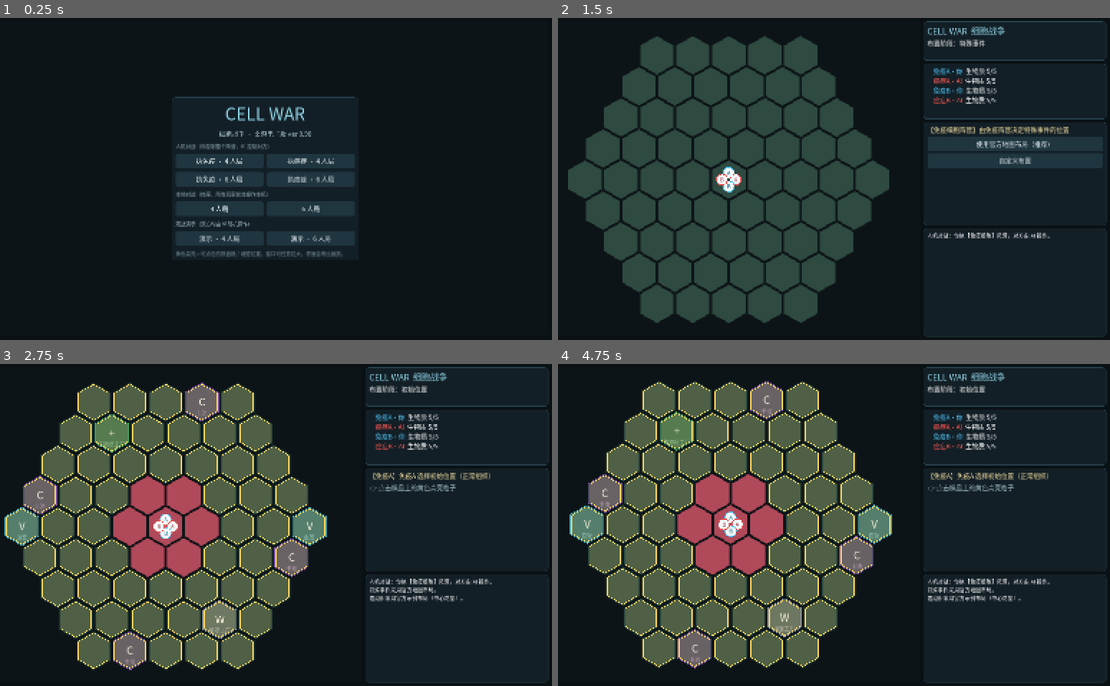
Above: before the commit, frames 1-4 (two rows, left to right).
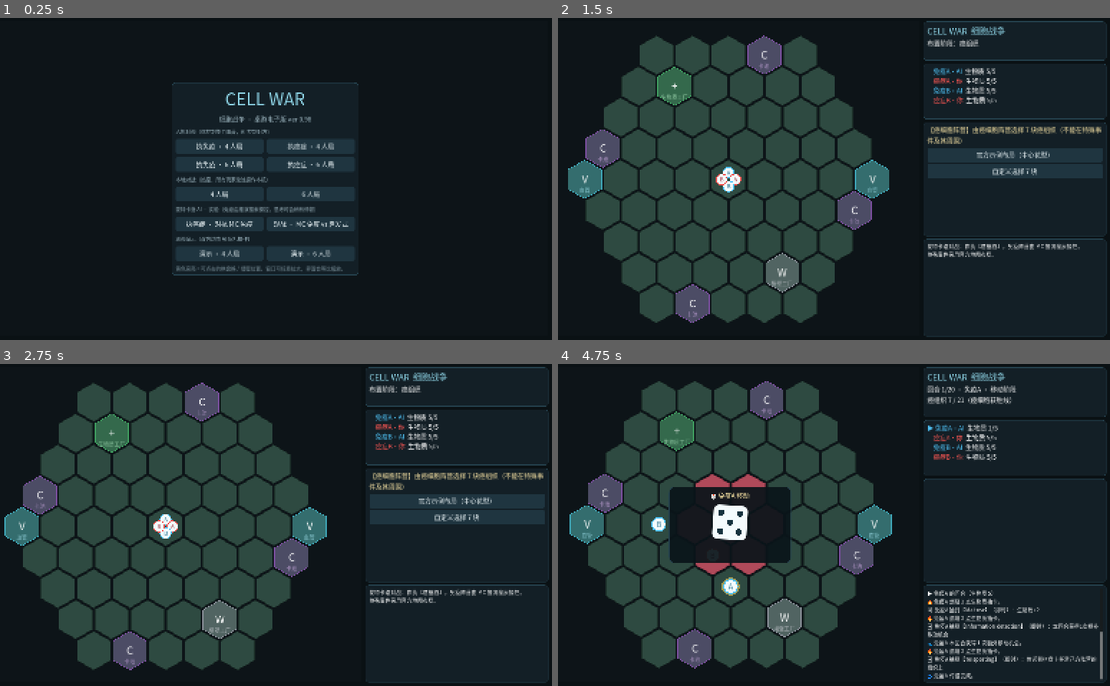
Above: after the commit, the same moments.

Repository: Kevinnb66699/SpringSense-2026-2027-Cell-War
Game: Godot game, scene res://scenes/Main.tscn
Two runs of this game, one before a commit and one after it. Both use one fixed random seed, a clock stepped at 60 frames per second and the inputs below.
Inputs (mouse positions are in pixels of both pictures, inside the frame that each line leads up to):
- Up to frame 1 (0.25 s): no input
- Up to frame 2 (1.5 s): click (778, 224) at 0.5 s, where only the run after the commit has a clickable "执癌症 · 对抗 MC 免疫"; click (778, 159) at 1.25 s, where only the run before the commit has a clickable "执免疫 · 4 人局"
- Up to frame 3 (2.75 s): click (458, 489) at 2 s, where only the run before the commit has a clickable "使用官方地图布局（推荐）"
- Up to frame 4 (4.75 s): click (1016, 499) at 2.75 s, where only the run after the commit has a clickable "官方示例布局（中心花型）"; tap Enter at 3.5 s; move the mouse to (729, 525) at 3.52 s; click (729, 525) at 3.67 s; tap Space at 4.25 s; move the mouse to (707, 541) at 4.27 s; click (707, 541) at 4.42 s

The runs differ from the first frame. In frame 1, 12% of the frame differs, in the area x 31-65%, y 20-80%; in frame 2, 10%; in frame 3, 35%, in the area x 1-100%, y 6-95%; in frame 4, 34%.

Commit message:
蒙特卡洛 AI demo：快照/回放基建 + MC 搜索桥（团队定案路线②）
- 新增 cw_snapshot.gd：对局全状态快照/还原（含 rng seed+state），
  将来存档与联机断线恢复复用同一模块
- CWGame.resume_game：从回合中断点续跑，max_rounds 为推演视界；
  CWBridge.on_turn_start 钩子（cw_turn.run 起点调用）
- 新增第 5 座桥 MCBridge：快照→答案回放→注入候选→重播种→启发式代打
  推演→评分取优；候选间配对种子降方差；启发式先验加成防挑噪声；
  validate_replay 自检可校验克隆与真实局逐位一致
- 测试：快照/回放等价性（170 答案回放终局哈希一致）+ MC 冒烟进 CI；
  编译检查收紧（can_instantiate，之前编译失败的脚本能溜过）
- 基准 tests/mc_benchmark.gd（手动跑）：MC 免疫 11/12 > 基线 9/12，
  MC 癌症 3/12 追平基线；无头约 9s/局（K=10 视界=4）
- 主菜单新增"蒙特卡洛 AI·实验"：执癌症对抗 MC 免疫 / 观战
- 文档：新增 docs/AI设计.md；架构说明书/CLAUDE.md/README 同步
  （新增规则状态须同步 state_hash 与 CWSnapshot 两处）

Co-Authored-By: Claude Fable 5 <noreply@anthropic.com>

Diff:
--- a/game/scenes/MenuScreen.tscn
+++ b/game/scenes/MenuScreen.tscn
@@ -101,6 +101,28 @@
 size_flags_horizontal = 3
 text = "6 人局"
 
+[node name="SectionMc" type="Label" parent="MenuPanel/MenuVBox"]
+layout_mode = 2
+theme_override_colors/font_color = Color(0.603922, 0.701961, 0.741176, 1)
+theme_override_font_sizes/font_size = 14
+text = "蒙特卡洛 AI · 实验（免疫由推演搜索操控，思考时会稍有停顿）"
+
+[node name="RowMc" type="HBoxContainer" parent="MenuPanel/MenuVBox"]
+layout_mode = 2
+theme_override_constants/separation = 10
+
+[node name="BtnMcCancer" type="Button" parent="MenuPanel/MenuVBox/RowMc"]
+unique_name_in_owner = true
+layout_mode = 2
+size_flags_horizontal = 3
+text = "执癌症 · 对抗 MC 免疫"
+
+[node name="BtnMcWatch" type="Button" parent="MenuPanel/MenuVBox/RowMc"]
+unique_name_in_owner = true
+layout_mode = 2
+size_flags_horizontal = 3
+text = "观战 · MC 免疫 vs 启发式"
+
 [node name="SectionDemo" type="Label" parent="MenuPanel/MenuVBox"]
 layout_mode = 2
 theme_override_colors/font_color = Color(0.603922, 0.701961, 0.741176, 1)
--- a/game/scripts/core/cw_bridge.gd
+++ b/game/scripts/core/cw_bridge.gd
@@ -86,3 +86,9 @@
 
 func notify_changed() -> void:
 	state_changed.emit()
+
+
+## 回合起点通知：每名玩家回合开始时（cw_turn.run 第一行）由引擎调用。
+## MC 搜索桥在此取局面快照；将来联机桥可在此比对 state_hash 检测失步。基类无动作。
+func on_turn_start(_game) -> void:
+	pass
--- a/game/scripts/core/cw_game.gd
+++ b/game/scripts/core/cw_game.gd
@@ -260,6 +260,33 @@
 	_final_scoring()
 
 
+## 从当前回合的某名玩家继续跑（CWSnapshot.restore 之后调用，蒙特卡洛推演/断线恢复用）。
+## 快照取在回合起点，因此本世界回合的 round_start 已发生，不重复执行。
+## max_rounds > 0 为推演视界：最多再跑这么多个世界回合就返回（不做终局计分，由调用方评分）。
+func resume_game(first_player_idx: int, max_rounds: int = 0) -> void:
+	var horizon := round_num + max_rounds if max_rounds > 0 else CWData.TOTAL_ROUNDS
+	for i in range(first_player_idx, players.size()):
+		cur_player_idx = i
+		await turn.run(players[i])
+		if game_over:
+			return
+	cur_player_idx = -1
+	for r in range(round_num + 1, CWData.TOTAL_ROUNDS + 1):
+		if r > horizon:
+			return
+		round_num = r
+		await world.round_start()
+		if game_over:
+			return
+		for i in range(players.size()):
+			cur_player_idx = i
+			await turn.run(players[i])
+			if game_over:
+				return
+		cur_player_idx = -1
+	_final_scoring()
+
+
 # ==================== 胜负判定 ====================
 
 func check_immediate_win() -> void:
--- /dev/null
+++ b/game/scripts/core/cw_snapshot.gd
@@ -0,0 +1,118 @@
+class_name CWSnapshot
+extends RefCounted
+## 对局状态快照（内存 Dictionary 形式）：capture 拍下 CWGame 的全部规则状态，
+## restore 在一个全新的 CWGame 上还原并继续运行。
+## 用途：蒙特卡洛 AI 的推演克隆；将来可扩展为存档（var_to_str 落盘）与联机断线恢复。
+##
+## ⚠️ 引擎新增影响规则的状态时，这里和 CWGame.state_hash() 都要加上——
+## 快照漏字段的症状是"克隆局与真实局走着走着分叉"，由无头测试的快照等价性检查兜底。
+
+
+static func capture(g) -> Dictionary:
+	var players_data: Array = []
+	for p in g.players:
+		players_data.append({
+			"pos": p.pos, "alive": p.alive, "biomass": p.biomass,
+			"evo": p.evo, "abilities": p.abilities.duplicate(),
+			"walls_stock": p.walls_stock, "kills": p.kills,
+			"stunned": p.stunned, "skip_this_round": p.skip_this_round,
+			"vulnerable": p.vulnerable, "dodge_next": p.dodge_next,
+			"keratin_next": p.keratin_next, "infdiv_next": p.infdiv_next,
+			"next_atk_power": p.next_atk_power, "next_atk_range": p.next_atk_range,
+			"next_atk_sure": p.next_atk_sure, "last_dir": p.last_dir,
+			"moved_this_turn": p.moved_this_turn,
+			"used_special_this_turn": p.used_special_this_turn,
+		})
+	var decks_data: Dictionary = {}
+	for f in g.decks:
+		var d = g.decks[f]
+		decks_data[f] = {
+			"draw_pile": d.draw_pile.duplicate(),
+			"discard_pile": d.discard_pile.duplicate(),
+		}
+	var specials_data: Dictionary = {}
+	for h in g.board.specials:
+		specials_data[h] = g.board.specials[h].duplicate()
+	return {
+		"num_players": g.num_players,
+		"round_num": g.round_num, "cur_player_idx": g.cur_player_idx,
+		"game_over": g.game_over, "winner": g.winner, "win_reason": g.win_reason,
+		"setup_done": g.setup_done,
+		"flag_all_crit": g.flag_all_crit, "flag_walls_off": g.flag_walls_off,
+		"flag_immune_atk": g.flag_immune_atk, "flag_immune_rage": g.flag_immune_rage,
+		"flag_move_bonus_immune": g.flag_move_bonus_immune,
+		"flag_move_bonus_cancer": g.flag_move_bonus_cancer,
+		"flag_no_attack": g.flag_no_attack, "flag_rest": g.flag_rest,
+		"perm_wall_bonus": g.perm_wall_bonus, "perm_bio_bonus": g.perm_bio_bonus,
+		"used_limited": g.used_limited.duplicate(),
+		"extra_moves": g.extra_moves,
+		"phase_text": g.phase_text, "last_event_text": g.last_event_text,
+		"rng_seed": g.rng.seed, "rng_state": g.rng.state,
+		"tissue": g.board.tissue.duplicate(),
+		"solid_count": g.board.solid_count.duplicate(),
+		"specials": specials_data,
+		"walls": g.board.walls.duplicate(),
+		"players": players_data,
+		"decks": decks_data,
+	}
+
+
+static func restore(snap: Dictionary, bridge):
+	# 种子随便给个非 0 值避免 randomize()，随后用快照的 seed+state 精确覆盖
+	var g = CWGame.new(bridge, snap["num_players"], 1)
+	g.rng.seed = snap["rng_seed"]
+	g.rng.state = snap["rng_state"]
+	g.round_num = snap["round_num"]
+	g.cur_player_idx = snap["cur_player_idx"]
+	g.game_over = snap["game_over"]
+	g.winner = snap["winner"]
+	g.win_reason = snap["win_reason"]
+	g.setup_done = snap["setup_done"]
+	g.flag_all_crit = snap["flag_all_crit"]
+	g.flag_walls_off = snap["flag_walls_off"]
+	g.flag_immune_atk = snap["flag_immune_atk"]
+	g.flag_immune_rage = snap["flag_immune_rage"]
+	g.flag_move_bonus_immune = snap["flag_move_bonus_immune"]
+	g.flag_move_bonus_cancer = snap["flag_move_bonus_cancer"]
+	g.flag_no_attack = snap["flag_no_attack"]
+	g.flag_rest = snap["flag_rest"]
+	g.perm_wall_bonus = snap["perm_wall_bonus"]
+	g.perm_bio_bonus = snap["perm_bio_bonus"]
+	g.used_limited.assign(snap["used_limited"])
+	g.extra_moves = snap["extra_moves"]
+	g.phase_text = snap["phase_text"]
+	g.last_event_text = snap["last_event_text"]
+	g.board.tissue = snap["tissue"].duplicate()
+	g.board.solid_count = snap["solid_count"].duplicate()
+	g.board.walls = snap["walls"].duplicate()
+	g.board.specials = {}
+	for h in snap["specials"]:
+		g.board.specials[h] = snap["specials"][h].duplicate()
+	for i in range(g.players.size()):
+		var p = g.players[i]
+		var d: Dictionary = snap["players"][i]
+		p.pos = d["pos"]
+		p.alive = d["alive"]
+		p.biomass = d["biomass"]
+		p.evo = d["evo"]
+		p.abilities.assign(d["abilities"])
+		p.walls_stock = d["walls_stock"]
+		p.kills = d["kills"]
+		p.stunned = d["stunned"]
+		p.skip_this_round = d["skip_this_round"]
+		p.vulnerable = d["vulnerable"]
+		p.dodge_next = d["dodge_next"]
+		p.keratin_next = d["keratin_next"]
+		p.infdiv_next = d["infdiv_next"]
+		p.next_atk_power = d["next_atk_power"]
+		p.next_atk_range = d["next_atk_range"]
+		p.next_atk_sure = d["next_atk_sure"]
+		p.last_dir = d["last_dir"]
+		p.moved_this_turn = d["moved_this_turn"]
+		p.used_special_this_turn = d["used_special_this_turn"]
+	for f in g.decks:
+		var deck = g.decks[f]
+		var dd: Dictionary = snap["decks"][f]
+		deck.draw_pile.assign(dd["draw_pile"])
+		deck.discard_pile.assign(dd["discard_pile"])
+	return g
--- a/game/scripts/core/cw_turn.gd
+++ b/game/scripts/core/cw_turn.gd
@@ -16,6 +16,7 @@
 ## 休养生息与生物质工厂在行动之后结算。
 ## skip_this_round（复活休整，由世界回合开始时清除）与 stunned（眩晕，消耗即清）是两种不同的跳过。
 func run(p) -> void:
+	game.bridge.on_turn_start(game)
 	p.reset_turn_flags()
 	game.extra_moves = 0
 	game.log_line("")
--- a/game/scripts/ui/hybrid_bridge.gd
+++ b/game/scripts/ui/hybrid_bridge.gd
@@ -37,6 +37,11 @@
 
 func answer(v) -> void:
 	answered.emit(v)
+
+
+## 策略入口（同步、无延迟）：MC 搜索桥的推演回放复用启发式策略时调用
+func ai_decide(req: Dictionary):
+	return _ai_decide(req)
 
 
 func _is_human(req: Dictionary) -> bool:
--- a/game/scripts/ui/main.gd
+++ b/game/scripts/ui/main.gd
@@ -47,6 +47,13 @@
 		bridge.main = self
 		bridge.tree = get_tree()
 		bridge.human_faction = human_faction
+	elif mode == "mc" or mode == "mc_watch":
+		# 蒙特卡洛搜索桥：免疫由推演搜索操控（mc 模式人执癌症；mc_watch 双方全 AI 观战）
+		bridge = MCBridge.new()
+		bridge.main = self
+		bridge.tree = get_tree()
+		bridge.human_faction = human_faction
+		bridge.mc_faction = CWData.FACTION_IMMUNE
 	else:
 		bridge = UIBridge.new()
 		bridge.main = self
@@ -54,7 +61,13 @@
 	if game != null and game.game_over:
 		game.dispose()
 	game = CWGame.new(bridge, n_players)
-	if bridge is HybridBridge:
+	if bridge is MCBridge:
+		bridge.game = game
+		if human_faction != "":
+			side_panel.add_log("蒙特卡洛对战：你执【%s】，免疫阵营由 MC 推演搜索操控。" % CWData.faction_cn(human_faction))
+		else:
+			side_panel.add_log("蒙特卡洛观战：免疫=MC 推演搜索，癌症=启发式 AI。")
+	elif bridge is HybridBridge:
 		bridge.game = game
 		side_panel.add_log("人机对战：你执【%s】阵营，对方由 AI 操作。" % CWData.faction_cn(human_faction))
 	board_view.game = game
--- /dev/null
+++ b/game/scripts/ui/mc_bridge.gd
@@ -0,0 +1,199 @@
+class_name MCBridge
+extends HybridBridge
+## 蒙特卡洛搜索桥（第 5 座桥）：human 阵营走 UI；mc_faction 阵营用"模拟对局打分"决策，
+## 其余 AI 阵营沿用启发式。原理（docs/AI设计.md）：
+##   每名玩家回合开始时（on_turn_start）拍局面快照并记录此后所有答案（线格式）；
+##   面对决策时，对每个候选答案：还原快照 → 回放答案 → 注入候选 → 重播种 rng →
+##   用启发式策略把平行世界推演 horizon 个世界回合 → 评分。取 K 局平均分最高的候选。
+## 确定性红线：推演只发生在克隆局上，绝不触碰真实对局的 game.rng。
+
+## MC 决策的阵营；"" 表示所有非人类阵营都用 MC
+var mc_faction := ""
+## 每个候选答案的推演局数（难度旋钮：越大越强越慢）
+var playouts := 10
+## 推演视界：每次推演最多再跑几个世界回合
+var horizon := 4
+## 候选裁剪上限（选格/选边类请求的选项可能很多）
+var max_candidates := 8
+## 启发式先验加成：启发式会选的那个候选直接加这么多分。
+## 推演分数在小样本下有 ±10 分左右的噪声，没有先验时搜索经常在挑噪声；
+## 有了先验，只有分差明显超过噪声时才推翻启发式（穷人版 policy prior）
+var prior_bonus := 8.0
+
+var _snap = null            # 当前回合起点快照（CWSnapshot.capture）
+var _turn_log: Array = []   # 快照之后的全部答案（线格式）
+
+# 统计（基准测试/调参用）
+var stat_searches := 0      # 走了 MC 搜索的决策数
+var stat_playouts := 0      # 累计推演局数
+
+## 回放对齐自检：开启后每次推演都校验"克隆局回放到决策点的 state_hash == 真实局当前值"。
+## 不一致说明快照漏字段或回放机制有 bug（基准脚本开着跑，UI 里关掉省时间）
+var validate_replay := false
+var stat_replay_mismatch := 0
+var debug_progress := false   # 每 20 次搜索打一行进度（临时排查用）
+
+
+## 回放桥：按队列回放线格式答案（最后一个是注入的候选），耗尽后转由启发式代打。
+## 消耗掉最后一个回放答案时给克隆局的 rng 重播种——让每次推演的未来骰运各不相同。
+class ReplayBridge extends CWBridge:
+	var queue: Array = []
+	var policy = null        # HybridBridge（human_faction=""，全 AI）
+	var reseed := 0
+	var game = null          # 克隆局（重播种/自检用）
+	var check_hash := 0      # 非 0 时在消耗最后一个回放答案处比对 state_hash
+	var mismatch := false
+
+	func ask(req: Dictionary):
+		if not queue.is_empty():
+			var wire = queue.pop_front()
+			if queue.is_empty():
+				if check_hash != 0 and game != null and game.state_hash() != check_hash:
+					mismatch = true
+				if reseed != 0 and game != null:
+					game.rng.seed = reseed
+			return CWBridge.decode_answer(req, wire)
+		return policy.ai_decide(req)
+
+
+func on_turn_start(g) -> void:
+	game = g
+	_snap = CWSnapshot.capture(g)
+	_turn_log = []
+
+
+func ask(req: Dictionary):
+	var v
+	if _is_human(req):
+		main.show_request(req)
+		v = await answered
+		main.clear_request()
+	elif _should_search(req):
+		v = await _mc_decide(req)
+	else:
+		if tree != null and ai_delay > 0.0:
+			await tree.create_timer(ai_delay).timeout
+		v = _ai_decide(req)
+	_turn_log.append(CWBridge.encode_answer(req, v))
+	return v
+
+
+func _should_search(req: Dictionary) -> bool:
+	if _snap == null or game == null or not game.setup_done or game.game_over:
+		return false
+	if mc_faction != "" and req.get("owner_faction", "") != mc_faction:
+		return false
+	return true
+
+
+# ==================== 搜索 ====================
+
+func _mc_decide(req: Dictionary):
+	var wires := _candidate_wires(req)
+	if wires.size() < 2:
+		return _ai_decide(req)
+	stat_searches += 1
+	var fac: String = req.get("owner_faction", "")
+	# 配对比较：所有候选共用同一组推演种子（同样的未来骰运），
+	# 分数差只来自候选本身，大幅降低小样本方差
+	var seeds: Array[int] = []
+	for k in range(playouts):
+		seeds.append(int(rng.randi() >> 1) + 1)
+	var live_hash: int = game.state_hash() if validate_replay else 0
+	var h_wire = CWBridge.encode_answer(req, _ai_decide(req))
+	var best_wire = wires[0]
+	var best_score := -INF
+	var scores: Array = []
+	for w in wires:
+		var total := 0.0
+		for k in range(playouts):
+			total += await _playout_score(w, fac, seeds[k], live_hash)
+		if tree != null:
+			await tree.process_frame   # 别把 UI 冻死
+		var avg := total / float(playouts)
+		if w == h_wire:
+			avg += prior_bonus
+		scores.append(avg)
+		if avg > best_score:
+			best_score = avg
+			best_wire = w
+	if debug_progress and best_wire != h_wire:
+		print("  [分歧] 回合%d %s「%s」MC选 %s(%.0f) 启发式选 %s | 分数=%s" %
+			[game.round_num, req.get("who", ""), req.get("prompt", "").left(18),
+			str(best_wire), best_score, str(h_wire), str(scores)])
+	return CWBridge.decode_answer(req, best_wire)
+
+
+## 候选答案列表（线格式）。选项类全收；选格/选边类超限时启发式选择必进、其余随机补齐
+func _candidate_wires(req: Dictionary) -> Array:
+	var t: String = req.get("type", "")
+	var wires: Array = []
+	if t == "pick_option":
+		for i in range(req.get("values", []).size()):
+			wires.append(i)
+	else:
+		var opts: Array = req.get("options", [])
+		if opts.size() <= max_candidates:
+			# 逐个搬进无类型数组——opts 是 Array[Vector2i]/Array[String]，
+			# duplicate() 会保留类型，后面就塞不进 null（取消候选）了
+			for o in opts:
+				wires.append(o)
+		else:
+			var h = _ai_decide(req)
+			var pool := opts.duplicate()
+			if h != null:
+				wires.append(h)
+				pool.erase(h)
+			while wires.size() < max_candidates and not pool.is_empty():
+				var j := rng.randi_range(0, pool.size() - 1)
+				wires.append(pool[j])
+				pool.remove_at(j)
+	if req.get("cancel", "") != "":
+		wires.append(null)
+	return wires
+
+
+## 跑一次推演：克隆 → 回放到决策点 → 注入候选 → 推演 → 评分（决策方阵营视角）
+func _playout_score(candidate_wire, fac: String, pseed: int, live_hash: int = 0) -> float:
+	stat_playouts += 1
+	var pb := ReplayBridge.new()
+	pb.queue = _turn_log.duplicate()
+	pb.queue.append(candidate_wire)
+	pb.reseed = pseed
+	pb.check_hash = live_hash
+	var policy := HybridBridge.new(pseed)
+	policy.human_faction = ""
+	pb.policy = policy
+	var clone = CWSnapshot.restore(_snap, pb)
+	pb.game = clone
+	policy.game = clone
+	await clone.resume_game(clone.cur_player_idx, horizon)
+	if pb.mismatch:
+		stat_replay_mismatch += 1
+	var score := _eval(clone, fac)
+	clone.dispose()
+	pb.game = null
+	policy.game = null
+	return score
+
+
+## 推演终局评分（fac 阵营视角，越大越好）。
+## 分出胜负给 ±1000 再叠加局面分——"输得少"与"赢得稳"之间仍有梯度；
+## 未到终局按癌组织对获胜线的进度 + 固化数 + 双方兵力材料打分。
+## 癌细胞存活权重给高：活着的癌细胞才是后续感染的发动机。
+func _eval(g, fac: String) -> float:
+	var s := float(g.board.cancer_tissue_count() - g.win_threshold()) * 10.0
+	s += float(g.board.solid_tissues().size()) * 5.0
+	for p in g.players:
+		if not p.alive:
+			continue
+		if p.is_cancer():
+			# 存活权重给到约 2.5 块组织：活着的癌细胞是后续感染的发动机，
+			# 否则搜索会为抢一两块组织把细胞送掉
+			s += 25.0 + float(p.biomass) * 1.5
+		else:
+			s -= 8.0 + float(p.biomass)
+	if g.game_over:
+		# 终局奖励别给太大：±1000 会让个别提前分胜负的推演支配平均分（方差炸弹）
+		s += 300.0 if g.winner == CWData.FACTION_CANCER else -300.0
+	return s if fac == CWData.FACTION_CANCER else -s
--- a/game/scripts/ui/menu_screen.gd
+++ b/game/scripts/ui/menu_screen.gd
@@ -13,6 +13,8 @@
 	%BtnAiCancer6.pressed.connect(_pick.bind(6, "ai", CWData.FACTION_CANCER))
 	%BtnPvp4.pressed.connect(_pick.bind(4, "pvp", ""))
 	%BtnPvp6.pressed.connect(_pick.bind(6, "pvp", ""))
+	%BtnMcCancer.pressed.connect(_pick.bind(4, "mc", CWData.FACTION_CANCER))
+	%BtnMcWatch.pressed.connect(_pick.bind(4, "mc_watch", ""))
 	%BtnDemo4.pressed.connect(_pick.bind(4, "demo", ""))
 	%BtnDemo6.pressed.connect(_pick.bind(6, "demo", ""))
 
--- a/game/tests/headless_test.gd
+++ b/game/tests/headless_test.gd
@@ -26,6 +26,9 @@
 	await _run_hybrid_game(6, 66)
 	# 联机锁步的根基：引擎确定性 + 答案线格式
 	await _test_determinism()
+	# 蒙特卡洛 AI 的根基：快照/回放等价性 + 搜索桥冒烟
+	await _test_snapshot()
+	await _test_mc_game()
 	if failures == 0:
 		print("=== ALL TESTS PASSED ===")
 	else:
@@ -52,7 +55,8 @@
 					to_scan.append(full)
 			elif fname.ends_with(".gd"):
 				var res = load(full)
-				check(res != null, "脚本解析失败: " + full)
+				# load() 对编译失败的脚本也返回非空资源，必须再看 can_instantiate
+				check(res != null and res.can_instantiate(), "脚本编译失败: " + full)
 				n_checked += 1
 			fname = dir.get_next()
 		dir.list_dir_end()
@@ -189,3 +193,72 @@
 		check(bridge.codec_failures == 0, "线格式编解码往返损坏 %d 次" % bridge.codec_failures)
 	game.dispose()
 	return h
+
+
+## 对局中段拍快照并记录其后全部答案（线格式）——快照等价性测试的采集端
+class SnapBridge extends DemoBridge:
+	var snap = null
+	var wire_log: Array = []
+	var turn_count := 0
+	var snap_at := 10   # 在第 10 次回合起点拍快照（4 人局 ≈ 第 3 世界回合中段）
+
+	func on_turn_start(g) -> void:
+		turn_count += 1
+		if turn_count == snap_at:
+			snap = CWSnapshot.capture(g)
+			wire_log = []
+
+	func ask(req: Dictionary):
+		var v = await super.ask(req)
+		if snap != null:
+			wire_log.append(CWBridge.encode_answer(req, v))
+		return v
+
+
+## 快照/回放等价性：用中段快照还原 + 回放答案跑完剩余对局，
+## 终局 state_hash 必须与原局逐位一致。这是 MC 推演克隆与将来断线恢复的根基。
+func _test_snapshot() -> void:
+	var bridge := SnapBridge.new(77)
+	bridge.tree = null
+	var game := CWGame.new(bridge, 4, 77)
+	await game.run_setup()
+	await game.run_game()
+	check(game.game_over, "快照测试原局未结束")
+	check(bridge.snap != null, "对局过短，未到达快照点")
+	var h_orig: int = game.state_hash()
+	var winner_orig: String = game.winner
+	game.dispose()
+	var rb := MCBridge.ReplayBridge.new()
+	rb.queue = bridge.wire_log.duplicate()
+	# 不设 policy、不重播种：确定性保证答案序列刚好够用，多一个少一个都是 bug
+	var clone = CWSnapshot.restore(bridge.snap, rb)
+	rb.game = clone
+	await clone.resume_game(clone.cur_player_idx)
+	check(clone.game_over, "快照回放局未结束")
+	check(rb.queue.is_empty(), "快照回放答案未耗尽（剩 %d 个，回放提前分叉）" % rb.queue.size())
+	check(clone.state_hash() == h_orig, "快照回放终局与原局不一致（快照漏字段或回放机制有误）")
+	check(clone.winner == winner_orig, "快照回放胜方与原局不同")
+	clone.dispose()
+	rb.game = null
+	print("快照/回放等价性检查完成（回放 %d 个答案，终局哈希一致）" % bridge.wire_log.size())
+
+
+## MC 搜索桥冒烟：小参数跑完一整局（癌症用 MC 推演，免疫用启发式），验证推演机制稳定
+func _test_mc_game() -> void:
+	var t0 := Time.get_ticks_msec()
+	var bridge := MCBridge.new(88)
+	bridge.tree = null
+	bridge.human_faction = ""
+	bridge.mc_faction = CWData.FACTION_CANCER
+	bridge.playouts = 1
+	bridge.horizon = 1
+	bridge.max_candidates = 3
+	var game := CWGame.new(bridge, 4, 88)
+	bridge.game = game
+	await game.run_setup()
+	await game.run_game()
+	check(game.game_over, "MC 对局未结束")
+	check(game.winner != "", "MC 对局应有获胜阵营")
+	print("MC 搜索桥冒烟通过：4 人局 seed=88，%s 获胜，用时 %d ms" %
+		[CWData.faction_cn(game.winner), Time.get_ticks_msec() - t0])
+	game.dispose()
--- /dev/null
+++ b/game/tests/mc_benchmark.gd
@@ -0,0 +1,82 @@
+extends SceneTree
+## MC 搜索桥胜率基准（手动运行，不进 CI；跑一次约几十秒）：
+##   godot --headless --path game -s tests/mc_benchmark.gd
+## 对比同一批种子下的癌症胜率：
+##   基线 = 双方启发式（历史战绩免疫 11:1 占优）
+##   实验 = 癌症用 MC 推演，免疫仍用启发式
+
+const SEEDS := [101, 202, 303, 404, 505, 606, 707, 808, 909, 1010, 1111, 1212]
+const PLAYOUTS := 10
+const HORIZON := 4
+const MAX_CANDIDATES := 8
+const VALIDATE := false   # 回放对齐自检（开着约慢 10 倍，抽查时才开）
+
+
+func _init() -> void:
+	print("=== MC 胜率基准：%d 个种子 ===" % SEEDS.size())
+	var base_wins := 0
+	for s in SEEDS:
+		if await _heuristic_game(s) == CWData.FACTION_CANCER:
+			base_wins += 1
+	print("基线（双方启发式）      ：癌症胜 %d / %d" % [base_wins, SEEDS.size()])
+	var mc_wins := 0
+	var total_searches := 0
+	var total_playouts := 0
+	var total_mismatch := 0
+	var t0 := Time.get_ticks_msec()
+	for s in SEEDS:
+		var r: Array = await _mc_game(s)
+		if r[0] == CWData.FACTION_CANCER:
+			mc_wins += 1
+		total_searches += r[1]
+		total_playouts += r[2]
+		total_mismatch += r[3]
+	var dt := Time.get_ticks_msec() - t0
+	print("MC 癌症（K=%d, 视界=%d）：癌症胜 %d / %d" % [PLAYOUTS, HORIZON, mc_wins, SEEDS.size()])
+	print("共 %d 次搜索、%d 局推演，总耗时 %d ms（平均每局 %d ms）" %
+		[total_searches, total_playouts, dt, dt / SEEDS.size()])
+	var mci_wins := 0
+	for s in SEEDS:
+		var r2: Array = await _mc_game(s, CWData.FACTION_IMMUNE)
+		if r2[0] == CWData.FACTION_IMMUNE:
+			mci_wins += 1
+		total_mismatch += r2[3]
+	print("MC 免疫（K=%d, 视界=%d）：免疫胜 %d / %d（基线免疫胜 %d / %d）" %
+		[PLAYOUTS, HORIZON, mci_wins, SEEDS.size(), SEEDS.size() - base_wins, SEEDS.size()])
+	if total_mismatch > 0:
+		print("⚠️ 回放对齐自检失败 %d 次——快照/回放机制有 bug，胜率数字不可信！" % total_mismatch)
+	else:
+		print("回放对齐自检：全部一致 ✓")
+	quit(0)
+
+
+func _heuristic_game(seed_value: int) -> String:
+	var bridge := HybridBridge.new(seed_value)
+	bridge.tree = null
+	bridge.human_faction = ""
+	var game := CWGame.new(bridge, 4, seed_value)
+	bridge.game = game
+	await game.run_setup()
+	await game.run_game()
+	var w := String(game.winner)
+	game.dispose()
+	return w
+
+
+func _mc_game(seed_value: int, faction: String = CWData.FACTION_CANCER) -> Array:
+	var bridge := MCBridge.new(seed_value)
+	bridge.tree = null
+	bridge.human_faction = ""
+	bridge.mc_faction = faction
+	bridge.playouts = PLAYOUTS
+	bridge.horizon = HORIZON
+	bridge.max_candidates = MAX_CANDIDATES
+	bridge.validate_replay = VALIDATE
+	var game := CWGame.new(bridge, 4, seed_value)
+	bridge.game = game
+	await game.run_setup()
+	await game.run_game()
+	var out := [String(game.winner), bridge.stat_searches, bridge.stat_playouts,
+		bridge.stat_replay_mismatch]
+	game.dispose()
+	return out
Not shown, added: game/scripts/core/cw_snapshot.gd.uid
Not shown, added: game/scripts/ui/mc_bridge.gd.uid
Not shown, added: game/tests/mc_benchmark.gd.uid
Not shown, changed: CLAUDE.md
Not shown, added: docs/AI设计.md
Not shown, changed: docs/架构说明书.md
Not shown, changed: docs/规则电子化说明.md
